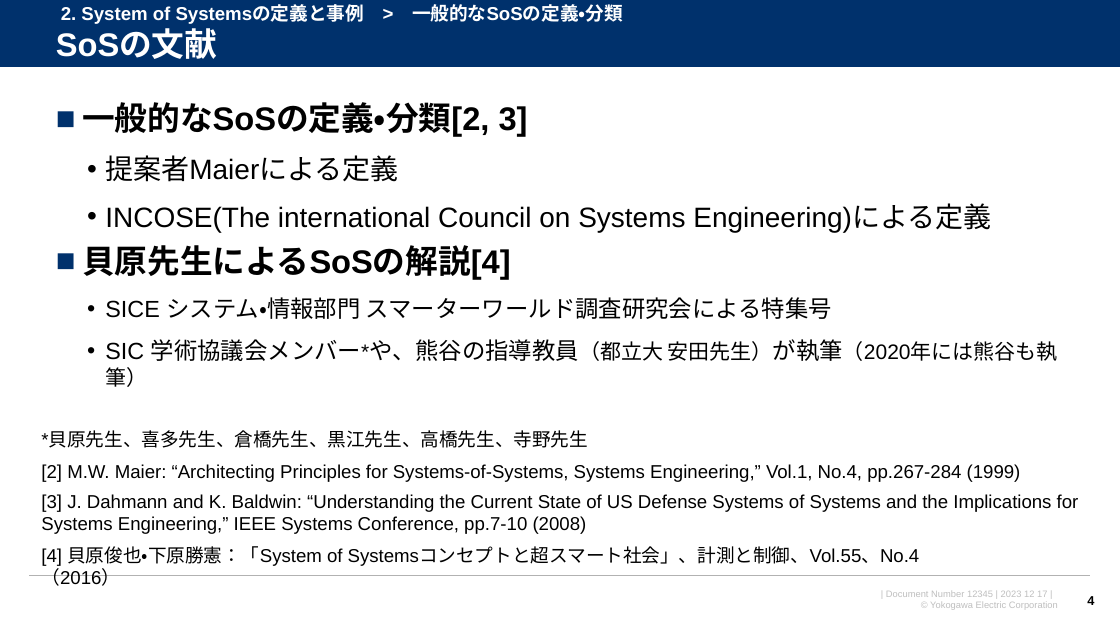
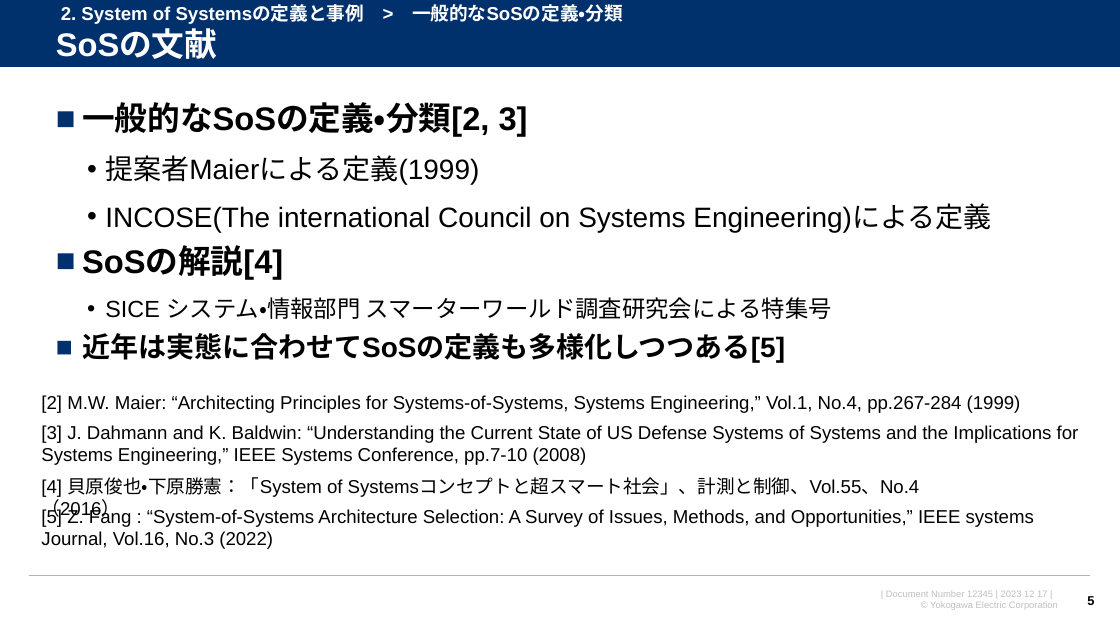
Before and after one commit to watarukumagai-git/opt, a slide deck: slide 5 of SoS/conf2023/231217_横幹連合コンファレンス_熊谷.pptx (slide 4 before the commit). Drawn at 1120x630 pixels with LibreOffice and Linux fonts; fonts in the diff are those of the drawing; background and template pictures are left out. Boxes give left, top, right and bottom in pixels: in the first picture for what was removed or moved away, otherwise in the second. Text is boxed around its words. In the diff, an @@ line names an element or a change of style, - is before the commit and + after.

```diff
--- a/SoS/conf2023/231217_横幹連合コンファレンス_熊谷.pptx
+++ b/SoS/conf2023/231217_横幹連合コンファレンス_熊谷.pptx
@@ text at [105,155,479,185]: text changed @@
-  • 提案者Maierによる定義
+  • 提案者Maierによる定義(1999)
@@ text at [82,246,283,278]: text changed @@
-■ 貝原先生によるSoSの解説[4]
+■ SoSの解説[4]
@@ text at [82,333,785,363]: text changed; size 20 to 24 pt; bold on @@
-  • SIC 学術協議会メンバー*や、熊谷の指導教員（都立大 安田先生）が執筆（2020年には熊谷も執筆）
+■ 近年は実態に合わせてSoSの定義も多様化しつつある[5]
@@ 3 texts: place and size @@
-3 texts at [41,464,1079,586]
+3 texts at [41,395,1079,497]
@@ text removed at [41,432,588,448] @@
-*貝原先生、喜多先生、倉橋先生、黒江先生、高橋先生、寺野先生
@@ text added at [41,509,1034,549], 16 pt, text #000000 @@
+[5] Z. Fang : “System-of-Systems Architecture Selection: A Survey of Issues, Methods, and Opportunities,” IEEE systems Journal, Vol.16, No.3 (2022)
@@ page number at [1087,596,1094,605]: text changed @@
-4
+5
```
Also in this commit, not shown: 12 other slides changed, 3 slides added, 2 slides removed.
